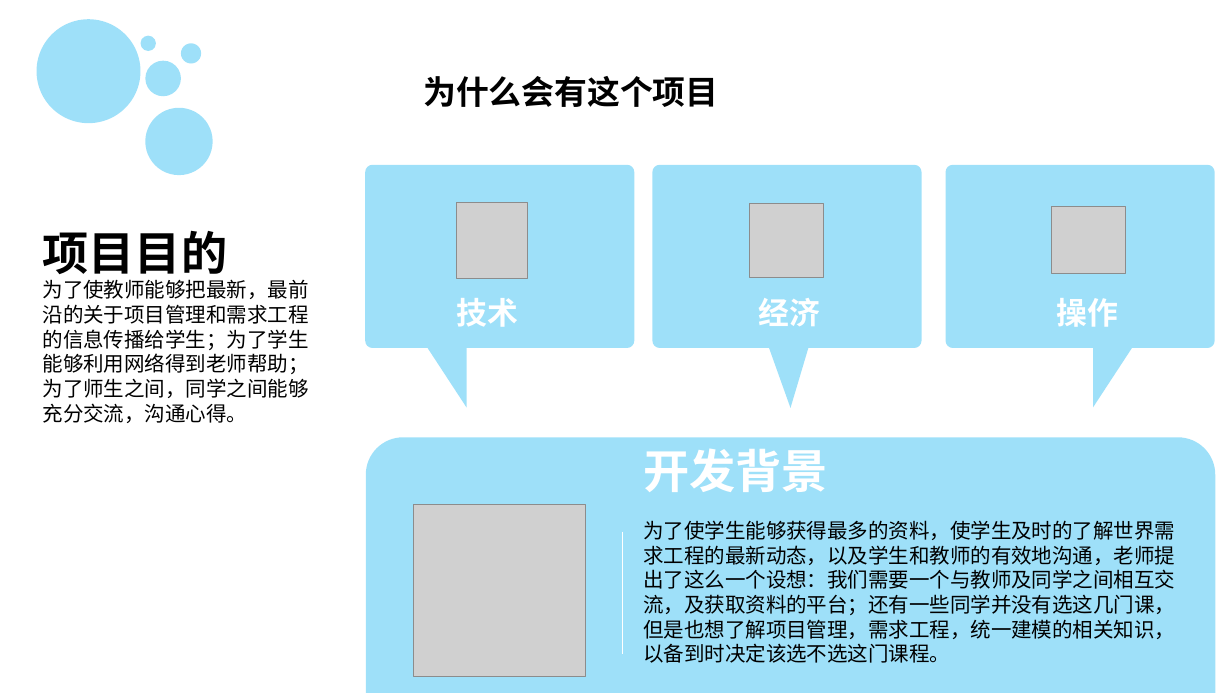
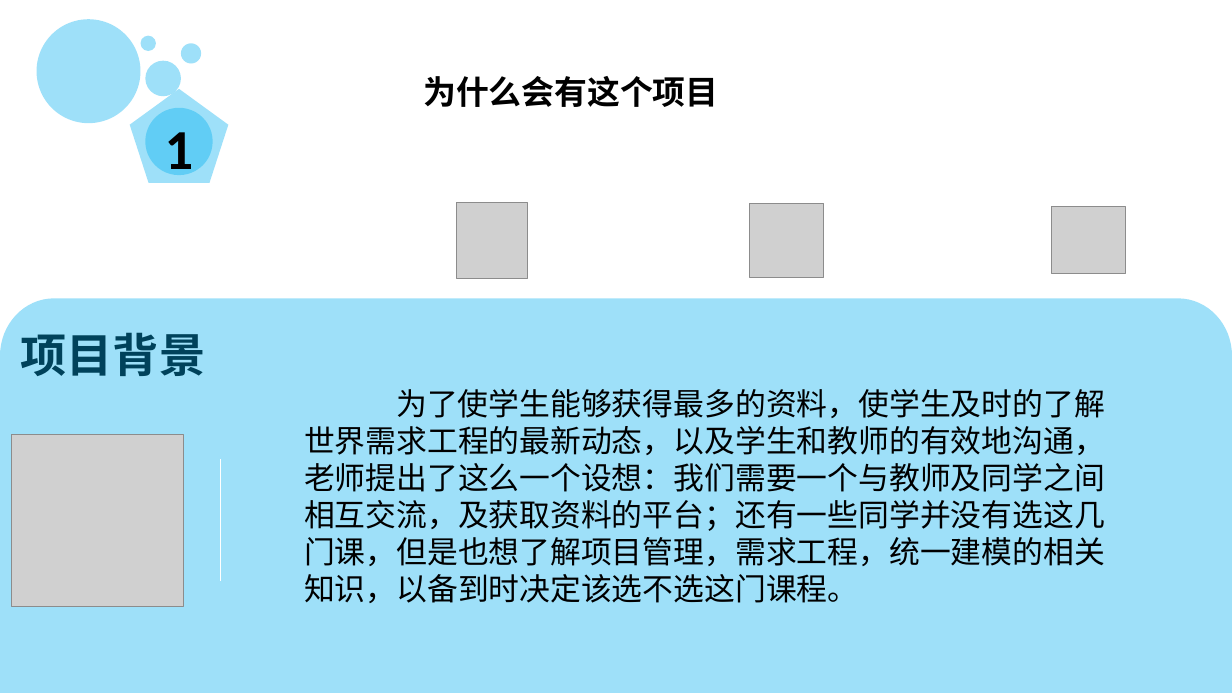
Before and after one commit to PRD2018-G13/PRD2018-G13-TeamProject, a slide deck: slide 4 of PRD2018-G13组项目/软件工程系列课程教学辅助网站/受控文档/分析设计/PRD2018-G13-项目里程碑.pptx. Drawn at 1232x693 pixels with LibreOffice and Linux fonts; fonts in the diff are those of the drawing; grey boxes stand for pictures; background and template pictures are left out. Boxes give left, top, right and bottom in pixels: in the first picture for what was removed or moved away, otherwise in the second. Text is boxed around its words. In the diff, an @@ line names an element or a change of style, - is before the commit and + after.

```diff
--- a/PRD2018-G13组项目/软件工程系列课程教学辅助网站/受控文档/分析设计/PRD2018-G13-项目里程碑.pptx
+++ b/PRD2018-G13组项目/软件工程系列课程教学辅助网站/受控文档/分析设计/PRD2018-G13-项目里程碑.pptx
@@ pentagon added at (129, 89, 228, 183), fill #00B0F0 at 38% opacity, 44 pt, text #000000, bold @@
+1
@@ freeform shape removed at (365, 165, 634, 408) @@
@@ freeform shape removed at (653, 165, 921, 408) @@
@@ freeform shape removed at (945, 165, 1214, 408) @@
@@ freeform shape: place and size @@
-freeform shape at (366, 437, 1215, 693)
+freeform shape at (0, 299, 1232, 693)
@@ text removed at (43, 279, 309, 423) @@
-为了使教师能够把最新，最前沿的关于项目管理和需求工程的信息传播给学生；为了学生能够利用网络得到老师帮助；为了师生之间，同学之间能够充分交流，沟通心得。
@@ text removed at (457, 298, 519, 327) @@
-技术
@@ text removed at (759, 298, 821, 326) @@
-经济
@@ text removed at (1057, 298, 1119, 327) @@
-操作
@@ text at (20, 332, 205, 376): text changed @@
-项目目的
+项目背景
@@ text "为了使学生能够获得最多的资料，使学生及时的了解世界需求工程的最新动态，以及学生和教师的有效地沟通，老师提出了这么一个设想 ...": place and size @@
-text "为了使学生能够获得最多的资料，使学生及时的了解世界需求工程的最新动态，以及学生和教师的有效地沟通，老师提出了这么一个设想 ..." at (643, 520, 1175, 663)
+text "为了使学生能够获得最多的资料，使学生及时的了解世界需求工程的最新动态，以及学生和教师的有效地沟通，老师提出了这么一个设想 ..." at (304, 389, 1105, 603)
@@ text "为了使学生能够获得最多的资料，使学生及时的了解世界需求工程的最新动态，以及学生和教师的有效地沟通，老师提出了这么一个设想 ..." at (304, 389, 1105, 603): size 16 to 24 pt @@
@@ picture: place and size @@
-picture at (414, 505, 586, 677)
+picture at (11, 434, 183, 606)
@@ text removed at (643, 449, 828, 492) @@
-开发背景
@@ line moved from (623, 531) - (623, 654) to (221, 459) - (221, 581) @@
```
Also in this commit, not shown: 23 other slides changed, 49 slides added, 15 slides removed, 2 other files.
